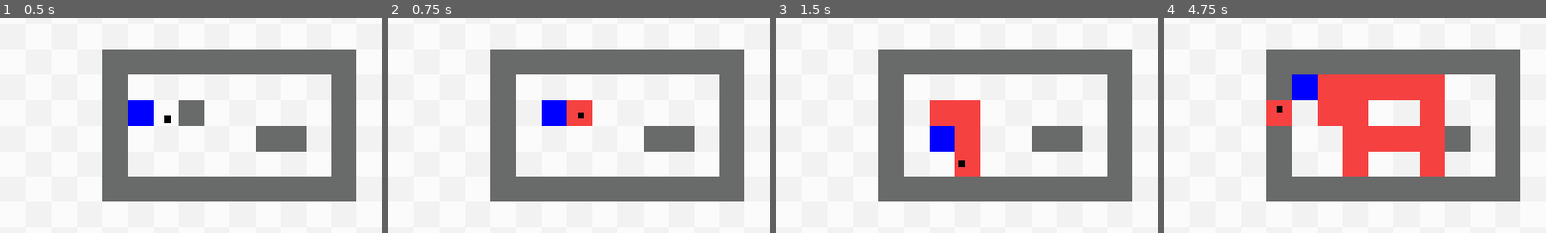
Above: before the commit, frames 1-4 (left to right).
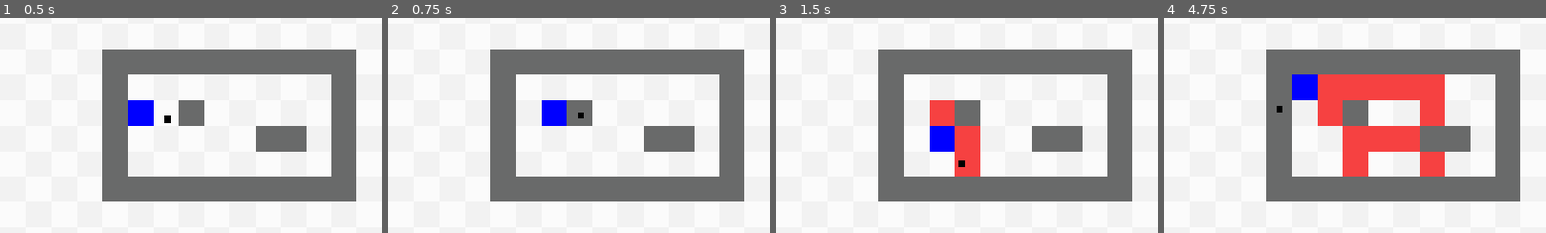
Above: after the commit, the same moments.

Repository: btoosey/Godot-Wild-Jam-99
Game: Godot game, scene res://scenes/main/main.tscn
Two runs of this game, one before a commit and one after it. Both use one fixed random seed, a clock stepped at 60 frames per second and the inputs below.
Inputs (mouse positions are % of the whole screen's width and height, from its top left):
- Up to frame 1 (0.5 s): no input
- Up to frame 2 (0.75 s): tap Enter at 0.5 s; move the mouse to (72, 45) at 0.52 s; press the mouse at (72, 45) at 0.53 s; hold D (player_right) from 0.53 s (still down)
- Up to frame 3 (1.5 s): tap Space at 1.25 s; move the mouse to (30, 55) at 1.27 s; release D (player_right) at 1.28 s; release the mouse at (30, 55) at 1.28 s; hold S (player_down) from 1.28 s (still down); click (30, 55) at 1.35 s
- Up to frame 4 (4.75 s): tap Enter at 2 s; move the mouse to (60, 28) at 2.02 s; release S (player_down) at 2.03 s; hold D (player_right) 2.03-2.78 s; hold Q (undo) 2.03-2.78 s; click (60, 28) at 2.3 s; move the mouse to (45, 70) at 2.77 s; hold W (player_up) 2.78-3.53 s; click (45, 70) at 2.85 s; tap Space at 3.5 s; move the mouse to (80, 65) at 3.52 s; press the mouse at (80, 65) at 3.53 s; hold A (player_left) from 3.53 s (still down); move the mouse to (20, 35) at 4.27 s; release the mouse at (20, 35) at 4.28 s; tap Q (undo) at 4.35 s; click (20, 35) at 4.55 s
The pictures show only the part of the screen within x 3-53%, y 16-66%; the shares and areas given below are measured in that part.

Frame 1 is identical in both runs. In frame 2, 0.8% of the frame differs, in the area x 46-54%, y 38-51%; in frame 3, 0.8%; in frame 4, 2.4%, in the area x 26-74%, y 38-63%.

Commit message:
FIX: walls can no longer be painted

Diff:
--- a/scenes/paintbrush/paintbrush.gd
+++ b/scenes/paintbrush/paintbrush.gd
@@ -37,7 +37,7 @@
 
 
 func can_paint(cell: Vector2i) -> bool:
-	if paint.get_cell_tile_data(cell):
+	if paint.get_cell_tile_data(cell) or walls.get_cell_tile_data(cell):
 		return false
 
 	return true
